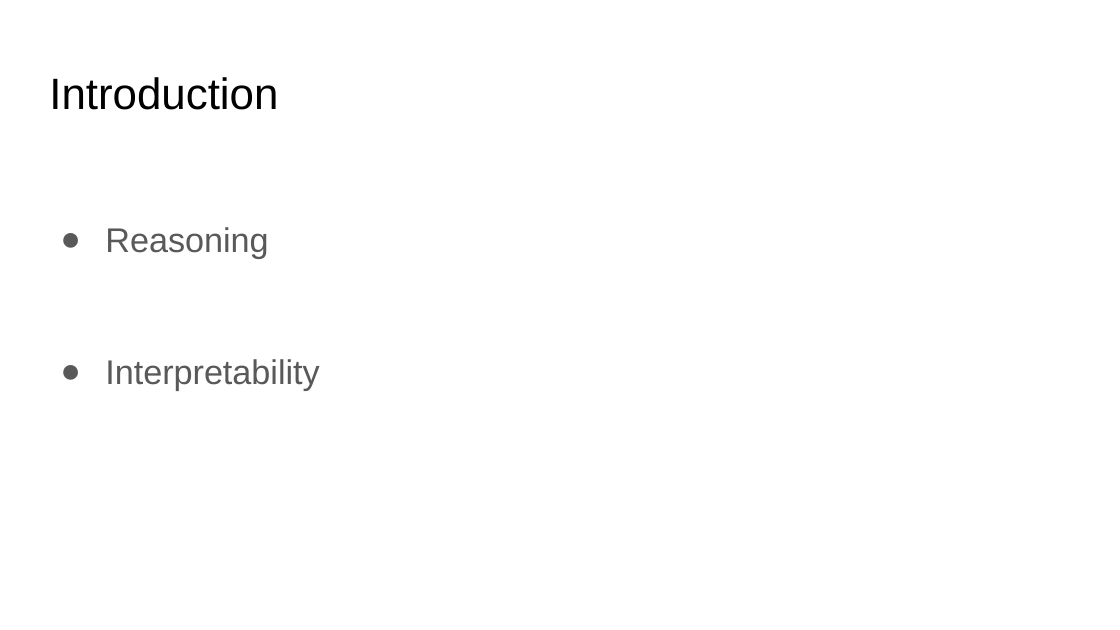
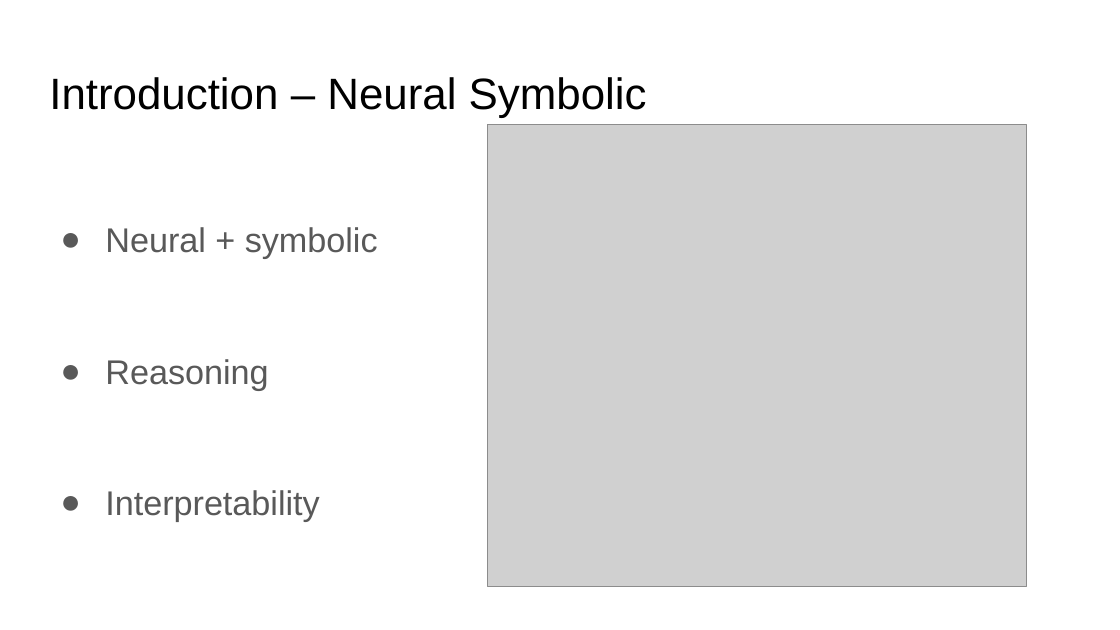
Before and after one commit to paul-tian/ITSEG-System-Engineering, a slide deck: slide 3 of Jiaohong_Yao/1/NS-CL.pptx (slide 2 before the commit). Drawn at 1120x630 pixels with LibreOffice and Linux fonts; fonts in the diff are those of the drawing; grey boxes stand for pictures. Boxes give left, top, right and bottom in pixels: in the first picture for what was removed or moved away, otherwise in the second. Text is boxed around its words. In the diff, an @@ line names an element or a change of style, - is before the commit and + after.

```diff
--- a/Jiaohong_Yao/1/NS-CL.pptx
+++ b/Jiaohong_Yao/1/NS-CL.pptx
@@ title at [49, 77, 647, 118]: text changed @@
-Introduction
+Introduction – Neural Symbolic
@@ picture added at [487, 124, 1026, 586] @@
@@ text at [105, 227, 378, 258]: paragraph added @@
+● Neural + symbolic
```
Also in this commit, not shown: 5 other slides changed, 22 slides added, 12 slides removed, 1 other file.
